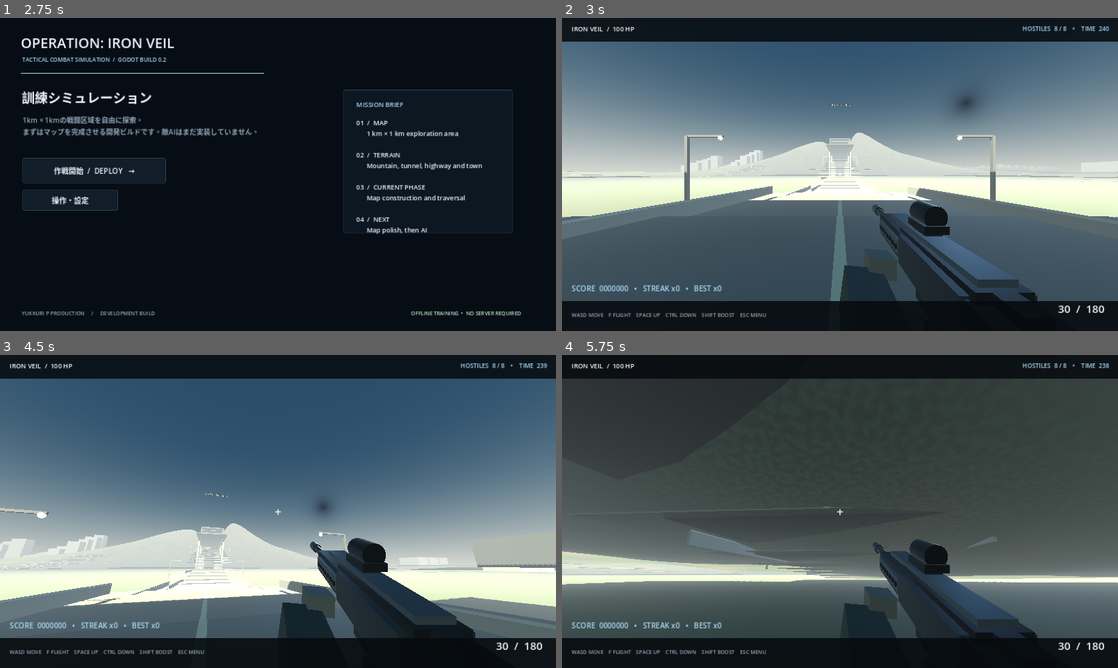
Above: before the commit, frames 1-4 (two rows, left to right).
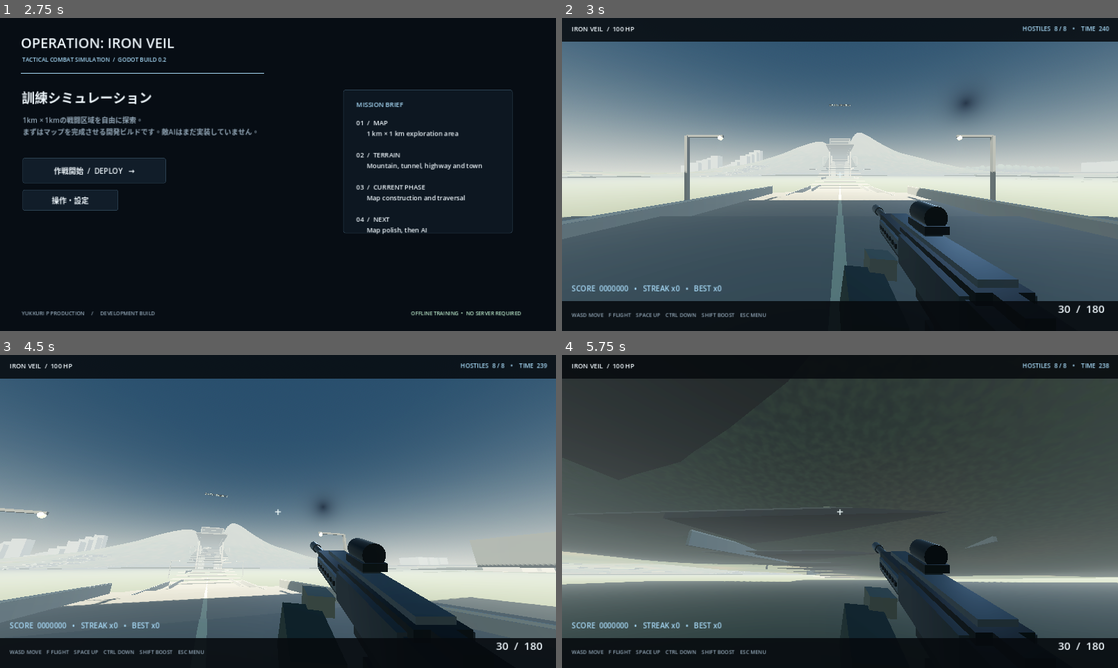
Above: after the commit, the same moments.

Repository: YukkuriP/Yukkuri-FPS2
Game: Godot game, scene res://scenes/main.tscn
Same seed, same stepped clock (60 frames per second), same inputs: the game is played once before the commit and once after it.
Inputs (mouse positions are in pixels of both pictures, inside the frame that each line leads up to):
- Up to frame 1 (2.75 s): tap Enter at 0.5, 2.1 s; move the mouse to (400, 158) at 0.52 s; hold D 0.53-1.28 s; tap F at 0.6 s; click (400, 158) at 0.67 s; tap Space at 0.77, 1.25, 1.52 s; move the mouse to (166, 190) at 1.27 s; hold S 1.28-2.03 s; tap R at 1.35 s; move the mouse to (333, 105) at 2.02 s; hold D from 2.03 s (still down)
- Up to frame 2 (3 s): release D at 2.75 s; click "作戦開始 / DEPLOY →" at 2.75 s
- Up to frame 3 (4.5 s): tap Enter at 3.5 s; move the mouse to (250, 574) at 3.52 s; hold W from 3.53 s (still down); tap Shift at 3.6 s; click (250, 574) at 3.67 s; tap Space at 3.77, 4.25 s; move the mouse to (316, 514) at 4.27 s; hold Ctrl from 4.28 s (still down)
- Up to frame 4 (5.75 s): keep holding W; tap Space at 4.52, 5.27 s; move the mouse to (795, 508) at 5.02 s; release Ctrl at 5.03 s; tap F at 5.1 s

Frame 1 is identical in both runs. In frame 2, 2.2% of the frame differs, in the area x 0-100%, y 52-62%; in frame 3, 2.4%, in the area x 0-100%, y 69-81%; in frame 4, 0.8%.

Commit message:
Restore glow for visual quality

Diff:
--- a/scripts/main.gd
+++ b/scripts/main.gd
@@ -297,7 +297,7 @@
 	env.reflected_light_source = Environment.REFLECTION_SOURCE_BG
 	env.tonemap_mode = Environment.TONE_MAPPER_FILMIC
 	env.tonemap_exposure = 1.08
-	env.glow_enabled = false # Low-memory preset: avoids an extra full-screen post-process buffer.
+	env.glow_enabled = true
 	env.glow_intensity = 0.45
 	env.glow_strength = 0.8
 	env.glow_bloom = 0.08
